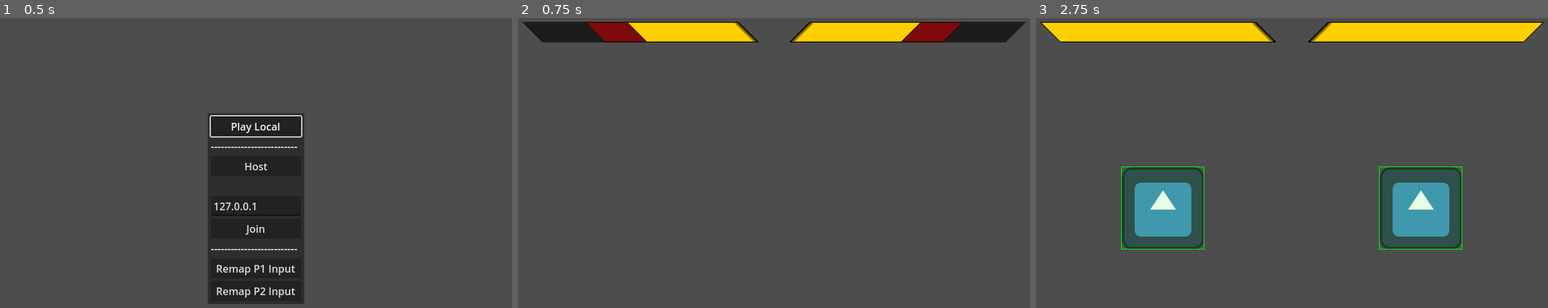
Above: before the commit, frames 1-3 (left to right).
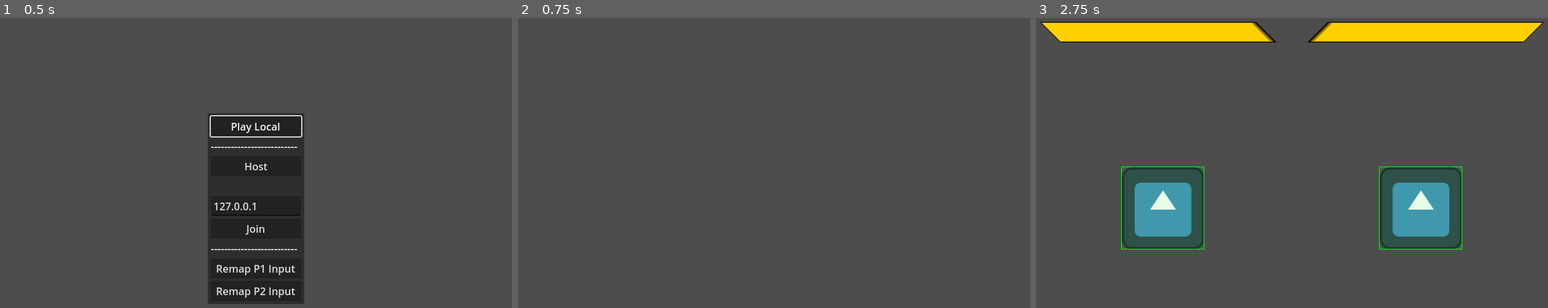
Above: after the commit, the same moments.

Repository: SamBumgardner/spellstrike
Game: Godot game, scene res://network/main.tscn
The game is run twice, just before and just after one commit, with the same random seed, the same clock (stepped at 60 frames per second) and the same inputs. The engine's default icon, where the game draws it, is replaced by a stand-in: a white triangle on a blue panel in a dark square.
Inputs (mouse positions are in pixels of both pictures, inside the frame that each line leads up to):
- Up to frame 1 (0.5 s): no input
- Up to frame 2 (0.75 s): click "Play Local" at 0.5 s
- Up to frame 3 (2.75 s): tap Enter at 1.25 s; move the mouse to (1404, 189) at 1.27 s; hold Up 1.28-2 s; click (1404, 189) at 1.42 s; tap Space at 2 s; drag from (1189, 226) to (1266, 284) at 2.02 s

Frame 1 is identical in both runs. In frame 2, 6.0% of the frame differs, in the area x 0-100%, y 1-9%; in frame 3, nothing differs.

Commit message:
don't display hud until gameplay actually starts

Diff:
--- a/game/TestGameplay.gd
+++ b/game/TestGameplay.gd
@@ -72,6 +72,7 @@
     start_new_round_timer.timeout.connect(_on_start_new_round_timer_timeout.bind([fighterP1, fighterP2]))
 
     $AudioStreamPlayer.play()
+    $UI/BattleHUD.show()
 
 
 func _on_sync_stopped():
--- a/game/TestGameplay.tscn
+++ b/game/TestGameplay.tscn
@@ -13,6 +13,7 @@
 [node name="UI" type="CanvasLayer" parent="."]
 
 [node name="BattleHUD" type="Control" parent="UI"]
+visible = false
 custom_minimum_size = Vector2(800, 600)
 layout_mode = 3
 anchors_preset = 0
